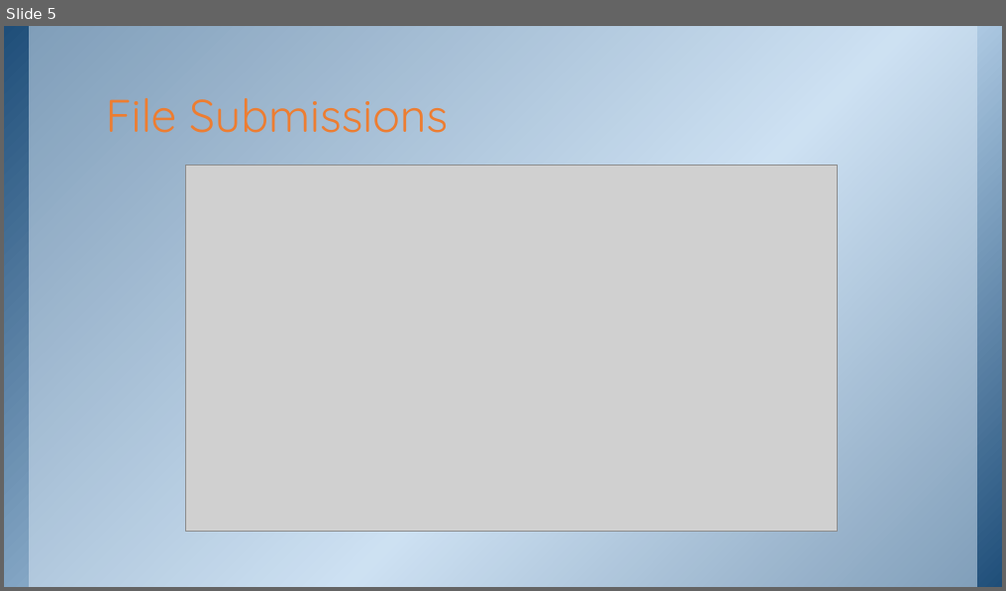
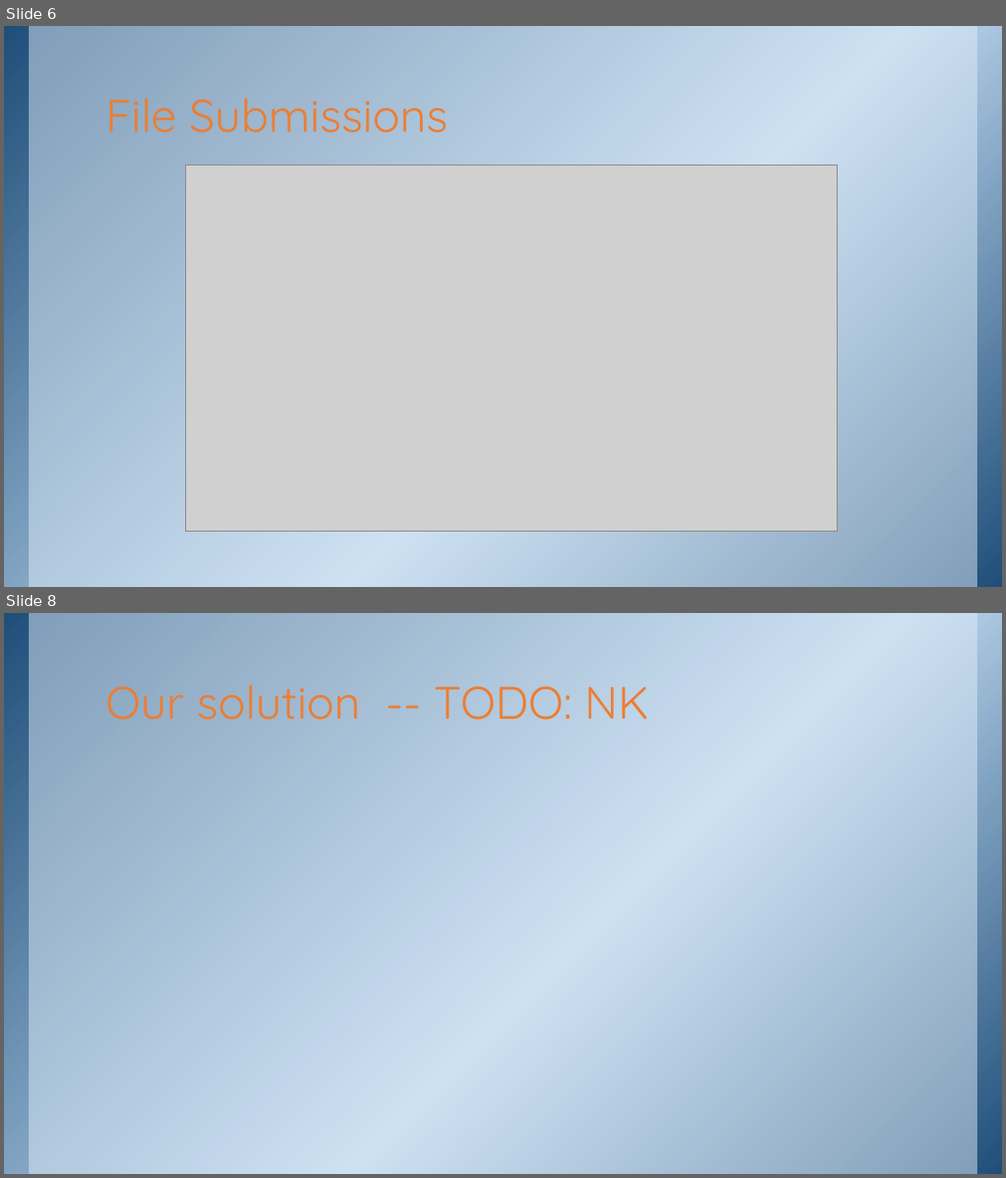
Before and after one commit to purpleabab/wtcs-data-systems-validators, a slide deck: document/DataTypeValidator.pptx. Shown one above the other, each under a label of ours: slide 5 before the commit, slides 6 and 8 after it; the slides between them are not shown. The pictures are 1006x591 and 1006x1178 pixels, drawn with LibreOffice and Linux fonts; fonts in the diff are those of the drawing; grey boxes stand for pictures; background and template pictures are left out. Boxes give left, top, right and bottom in pixels: in the first picture for what was removed or moved away, otherwise in the second. Text is boxed around its words. In the diff, an @@ line names an element or a change of style, - is before the commit and + after.

```diff
--- a/document/DataTypeValidator.pptx
+++ b/document/DataTypeValidator.pptx
@@ slide 8 added at (4, 613, 1002, 1174), background picture (left out); not listed: 2 template elements that a slide beside it also shows @@
@@ title added at (106, 685, 648, 720), 44 pt, text #ED7D31 @@
+Our solution -- TODO: NK
@@ what was slide 5 is now slide 6 @@
```
Also in this commit, not shown: 2 slides changed, 13 other slides added, 1 other file.
